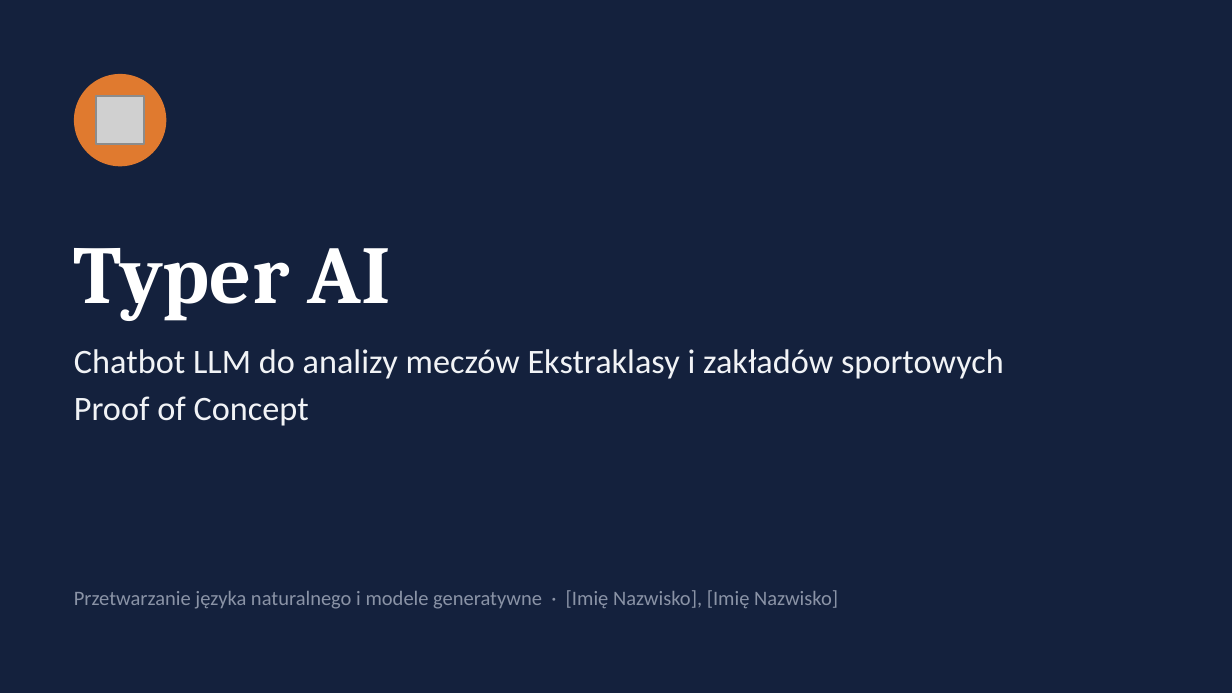
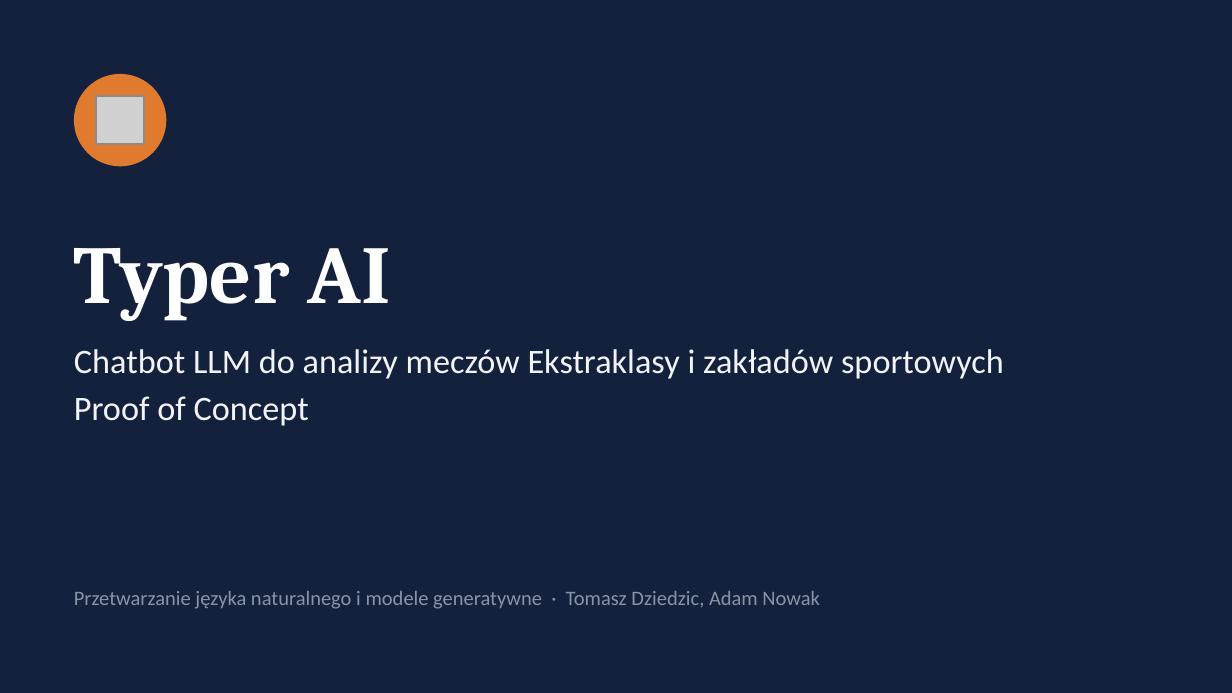
Before and after one commit to Tomek586/typer-ai, a slide deck: slide 1 of prezentacja/TyperAI_PoC.pptx. Drawn at 1232x693 pixels with LibreOffice and Linux fonts; fonts in the diff are those of the drawing; grey boxes stand for pictures. Boxes give left, top, right and bottom in pixels: in the first picture for what was removed or moved away, otherwise in the second. Text is boxed around its words. In the diff, an @@ line names an element or a change of style, - is before the commit and + after.

```diff
--- a/prezentacja/TyperAI_PoC.pptx
+++ b/prezentacja/TyperAI_PoC.pptx
@@ text at <box>74,591,820,609</box>: text changed @@
-Przetwarzanie języka naturalnego i modele generatywne · [Imię Nazwisko], [Imię Nazwisko]
+Przetwarzanie języka naturalnego i modele generatywne · Tomasz Dziedzic, Adam Nowak
```
Also in this commit, not shown: 3 other files.
